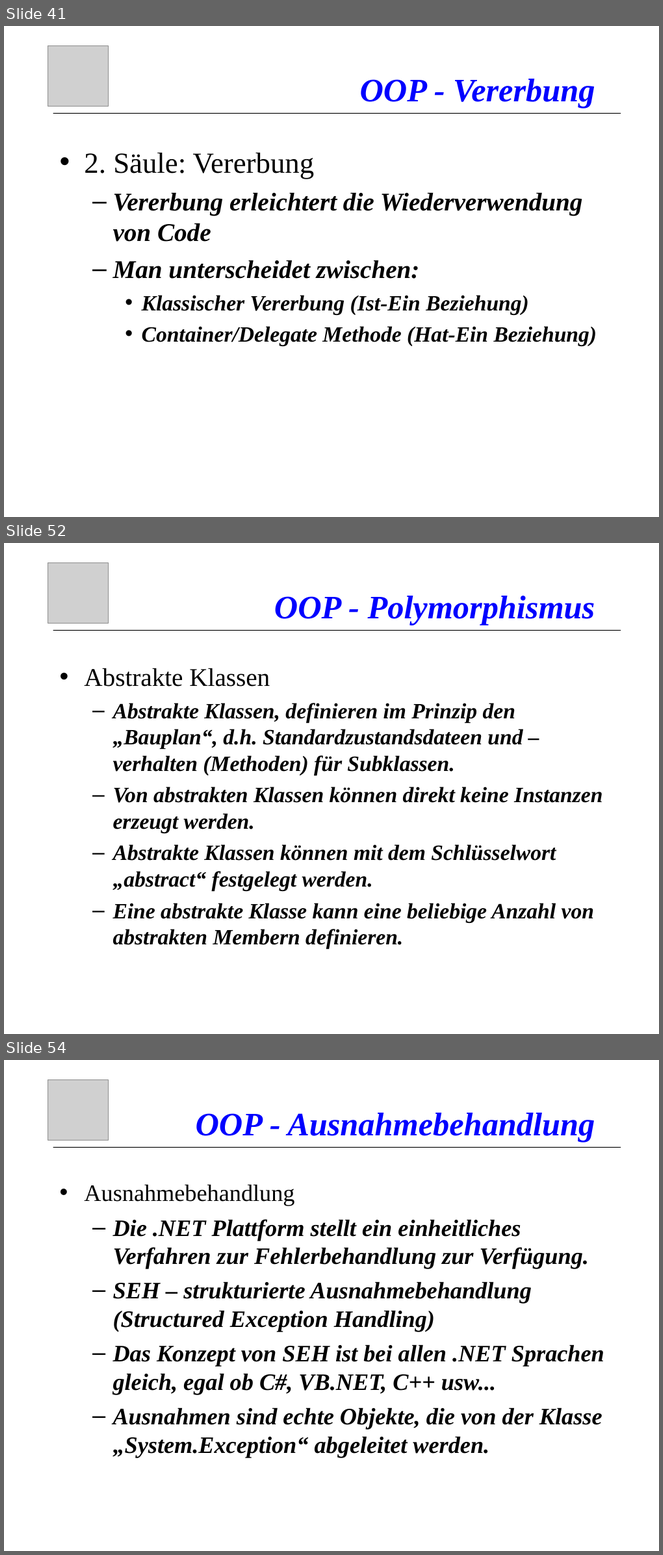
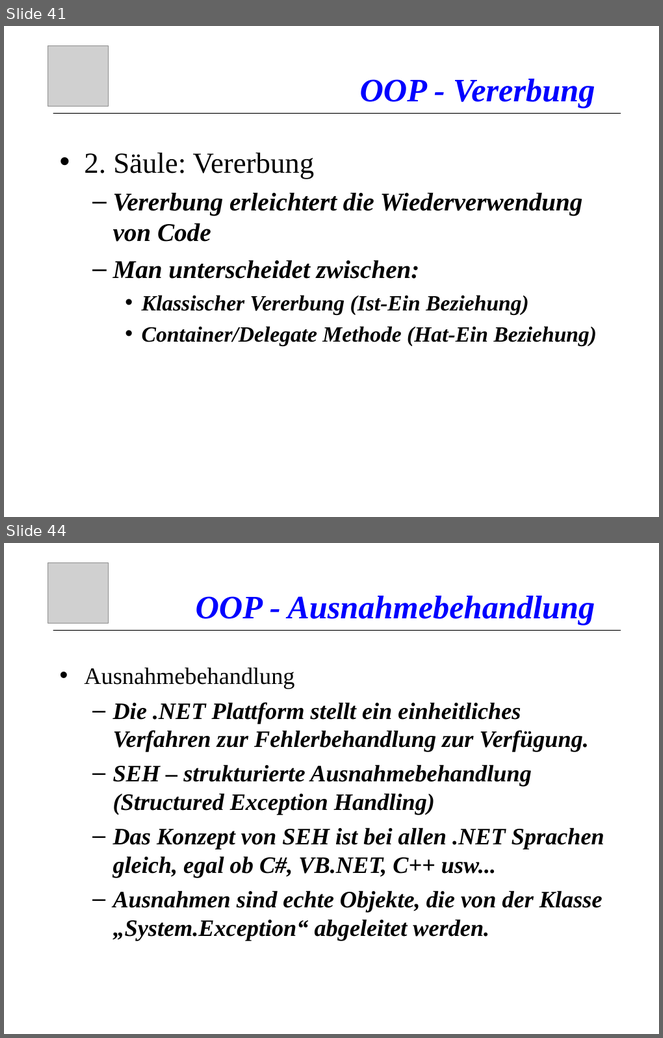
Before and after one commit to atillakati/fit_omicron_atilla, a slide deck: doc/C#_Kurs_en.ppt. Shown one above the other, each under a label of ours: slides 41, 52 and 54 before the commit, slides 41 and 44 after it; the slides between them are not shown. The pictures are 663x1555 and 663x1038 pixels, drawn with LibreOffice and Linux fonts; fonts in the diff are those of the drawing; grey boxes stand for pictures. Boxes give left, top, right and bottom in pixels: in the first picture for what was removed or moved away, otherwise in the second. Text is boxed around its words. In the diff, an @@ line names an element or a change of style, - is before the commit and + after.

```diff
--- a/doc/C#_Kurs_en.ppt
+++ b/doc/C#_Kurs_en.ppt
@@ slide 52 removed at bbox=[4, 543, 659, 1034], background #FFFFFF @@
@@ picture removed at bbox=[48, 563, 108, 623] @@
@@ title removed at bbox=[274, 596, 596, 626] @@
-OOP - Polymorphismus
@@ line removed from (53, 630) to (622, 630) @@
@@ text removed at bbox=[84, 668, 603, 949] @@
-• Abstrakte Klassen
-  – Abstrakte Klassen, definieren im Prinzip den „Bauplan“, d.h. Standardzustandsdateen und –verhalten (Methoden) für Subklassen.
-  – Von abstrakten Klassen können direkt keine Instanzen erzeugt werden.
-  – Abstrakte Klassen können mit dem Schlüsselwort „abstract“ festgelegt werden.
-  – Eine abstrakte Klasse kann eine beliebige Anzahl von abstrakten Membern definieren.
@@ what was slide 54 is now slide 44 @@
```
Also in this commit, not shown: 2 slides changed, 1 slide added, 10 other slides removed, 3 other files.
